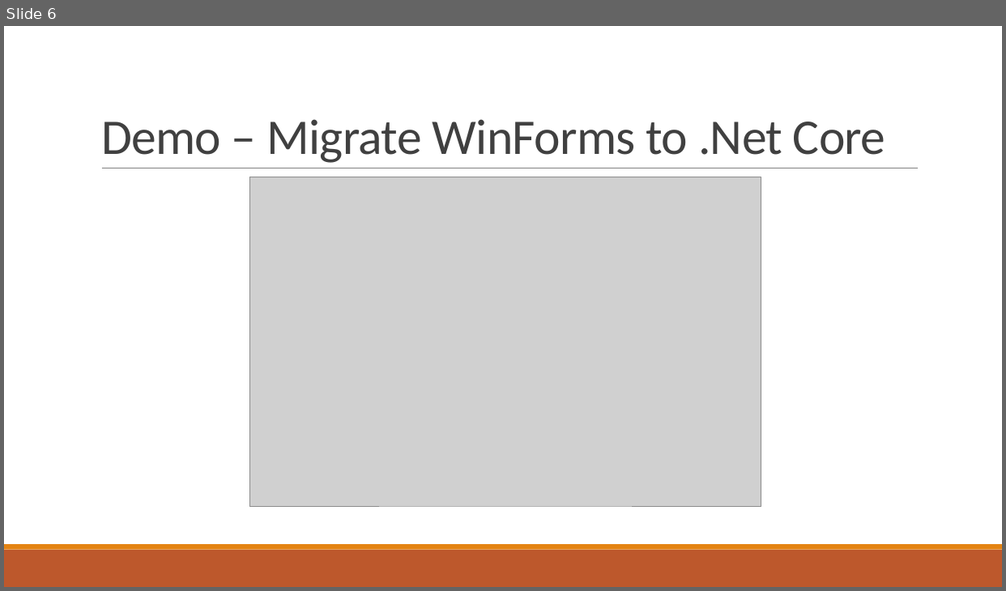
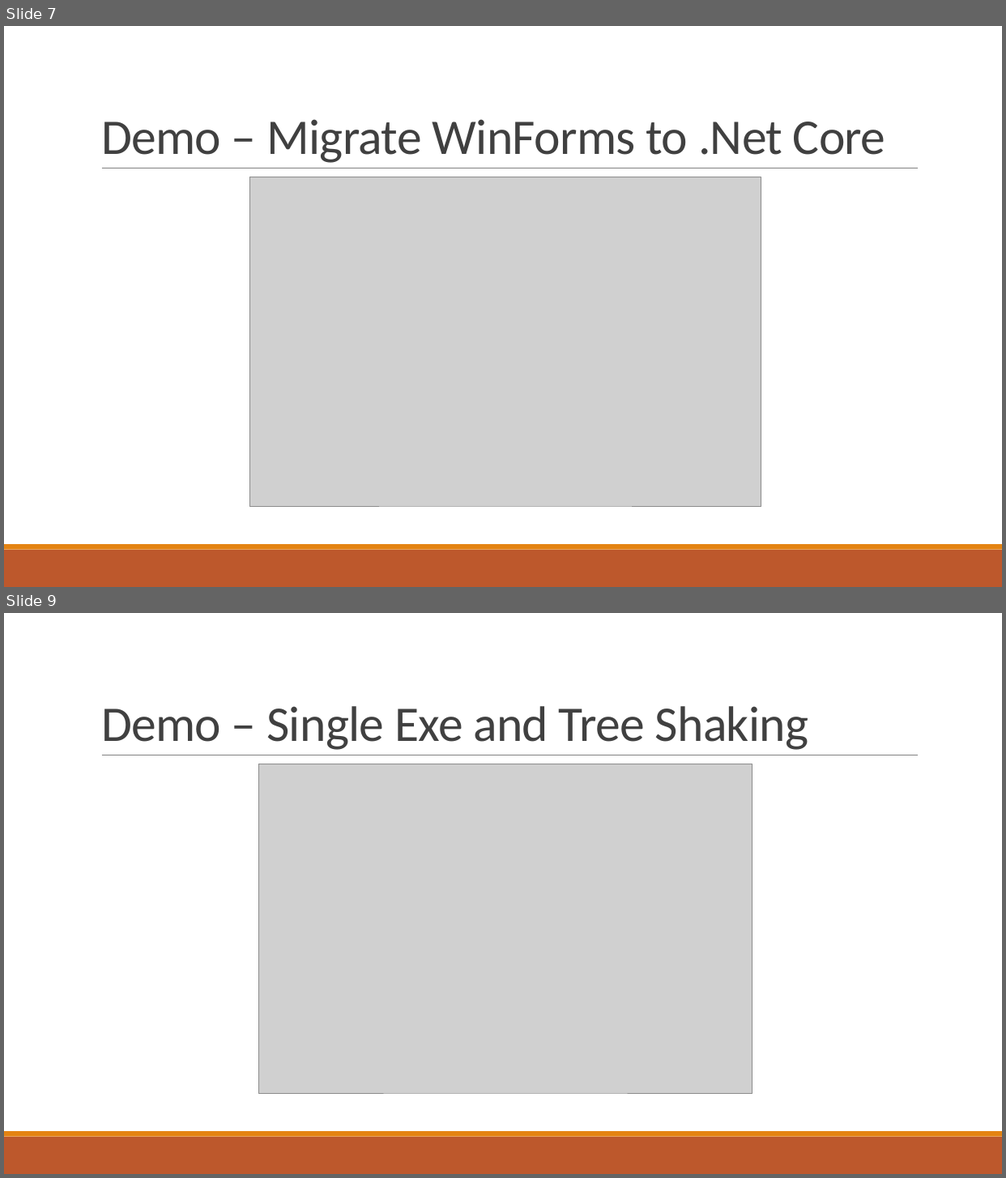
Before and after one commit to pcmichaels/WindowsDesktopTalk, a slide deck: Slides/WindowsDesktop.pptx. Shown one above the other, each under a label of ours: slide 6 before the commit, slides 7 and 9 after it; the slides between them are not shown. The pictures are 1006x591 and 1006x1178 pixels, drawn with LibreOffice and Linux fonts; fonts in the diff are those of the drawing; grey boxes stand for pictures. Boxes give left, top, right and bottom in pixels: in the first picture for what was removed or moved away, otherwise in the second. Text is boxed around its words. In the diff, an @@ line names an element or a change of style, - is before the commit and + after.

```diff
--- a/Slides/WindowsDesktop.pptx
+++ b/Slides/WindowsDesktop.pptx
@@ slide 9 added at [4,613,1002,1174], background #FFFFFF; not listed: 3 template elements that a slide beside it also shows @@
@@ title added at [101,706,809,750], 48 pt, text #404040 @@
+Demo – Single Exe and Tree Shaking
@@ picture added at [258,764,752,1093] @@
@@ what was slide 6 is now slide 7 @@
```
Also in this commit, not shown: 6 other slides added.
